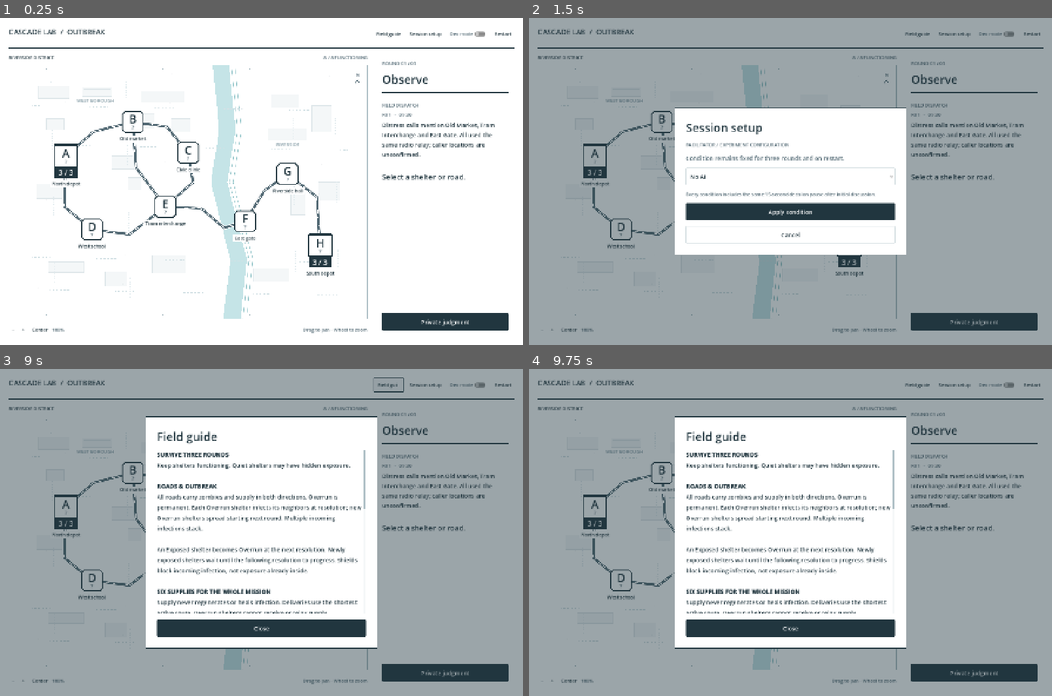
Above: before the commit, frames 1-4 (two rows, left to right).
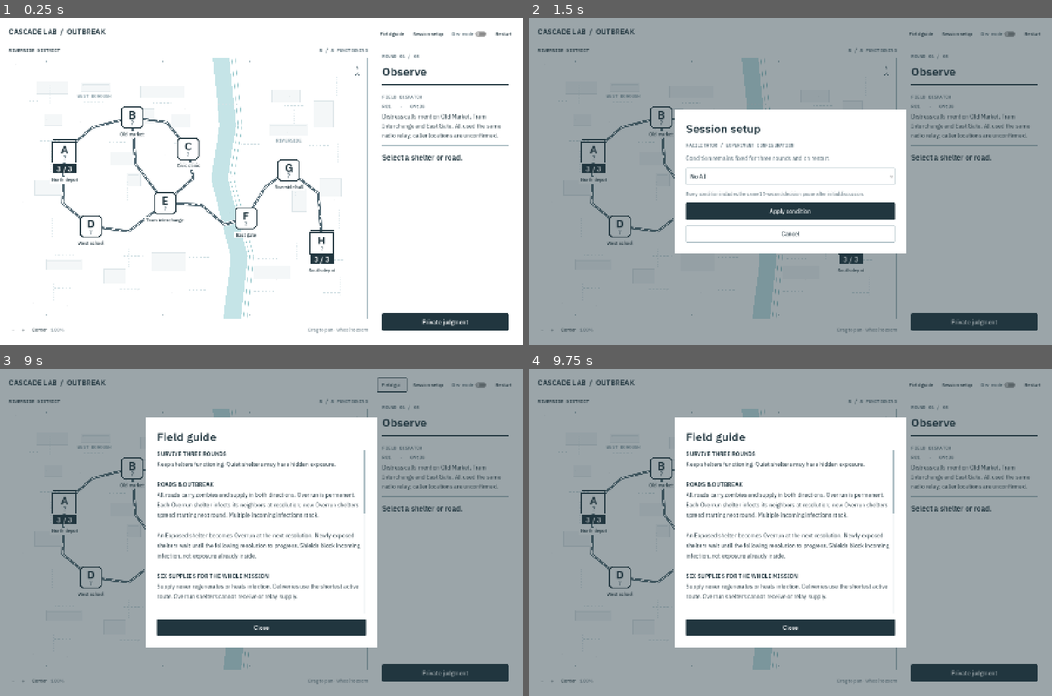
Above: after the commit, the same moments.

Repository: RenerLi16/Cascase-Lab
Game: Godot game, scene res://scenes/Main.tscn
Same seed, same stepped clock (60 frames per second), same inputs: the game is played once before the commit and once after it.
Inputs:
- Up to frame 1 (0.25 s): no input
- Up to frame 2 (1.5 s): click "Session setup" at 0.5 s; click "Restart" at 1.25 s
- Up to frame 3 (9 s): click "Restart" at 2 s; click "Restart" at 2.75 s; click "Field guide" at 3.5 s; click "Dev mode" at 4.25 s; click "−" at 5 s; click "+" at 5.75 s; click "Center" at 6.5 s; click "Private judgment" at 7.25 s; click "Apply condition" at 8 s; click "Field guide" at 8.75 s
- Up to frame 4 (9.75 s): click "Session setup" at 9.5 s

The runs differ from the first frame. In frame 1, 7.9% of the frame differs, in the area x 1-99%, y 3-97%; in frame 2, 6.6%; in frame 3, 11%, in the area x 1-99%, y 2-97%; in frame 4, 11%.

Commit message:
font change and stylistic change

Diff:
--- a/project.godot
+++ b/project.godot
@@ -27,6 +27,10 @@
 window/size/window_height_override=900
 window/stretch/mode="canvas_items"
 
+[gui]
+
+theme/custom_font="res://assets/fonts/IBMPlexSans-Regular.ttf"
+
 [rendering]
 
 renderer/rendering_method="gl_compatibility"
--- a/scripts/ui/main.gd
+++ b/scripts/ui/main.gd
@@ -64,7 +64,6 @@
 	page.add_theme_constant_override("separation",UIkit.LG)
 	margin.add_child(page)
 	_build_header(page)
-	UIkit.rule(page,true)
 	if session.phase == GameManager.Phase.PRIVATE_GATE:
 		_build_handoff(page)
 		return
--- a/scripts/ui/network_view.gd
+++ b/scripts/ui/network_view.gd
@@ -370,13 +370,13 @@
 	draw_colored_polygon(PackedVector2Array([start,start+tip+side,end-tip+side,end,end-tip-side,start+tip-side]),UIkit.RED)
 
 func _text(at: Vector2, value: String, font_size: int, color: Color) -> void:
-	var font := ThemeDB.fallback_font
+	var font := UIkit.face(value,font_size,true)
 	var width := font.get_string_size(value,HORIZONTAL_ALIGNMENT_LEFT,-1,font_size).x
 	draw_string(font,at-Vector2(width/2,0),value,HORIZONTAL_ALIGNMENT_LEFT,-1,font_size,color)
 
 func _stamp(at: Vector2, value: String, color: Color, font_size: int = UIkit.CAPTION) -> void:
 	if value in ["OVERRUN","CLOSED","SHIELD","BLOCKED"]: font_size = UIkit.BODY
-	var width := ThemeDB.fallback_font.get_string_size(value,HORIZONTAL_ALIGNMENT_LEFT,-1,font_size).x
+	var width := UIkit.face(value,font_size,true).get_string_size(value,HORIZONTAL_ALIGNMENT_LEFT,-1,font_size).x
 	draw_rect(Rect2(at-Vector2(width/2+4,font_size+1),Vector2(width+8,font_size+6)),UIkit.MAP)
 	_text(at,value,font_size,color)
 
--- a/scripts/ui/ui_kit.gd
+++ b/scripts/ui/ui_kit.gd
@@ -1,7 +1,11 @@
 class_name UIkit
 extends RefCounted
 
-# Light operations board: one built-in face, four text levels, square stock.
+# Light operations board: IBM Plex Sans for reading, Plex Mono for all-caps labels, square stock.
+const SANS := preload("res://assets/fonts/IBMPlexSans-Regular.ttf")
+const SANS_MEDIUM := preload("res://assets/fonts/IBMPlexSans-Medium.ttf")
+const SANS_BOLD := preload("res://assets/fonts/IBMPlexSans-SemiBold.ttf")
+const MONO := preload("res://assets/fonts/IBMPlexMono-Medium.ttf")
 const BG := Color("ffffff")
 const PANEL := Color("ffffff")
 const INNER := Color("f5f7f8")
@@ -46,9 +50,18 @@
 	line.add_theme_stylebox_override("separator",style)
 	parent.add_child(line)
 
+# Headings use the semibold cut; short all-caps labels use the mono face.
+static func face(text: String, size: int, medium: bool = false) -> Font:
+	if size >= SECTION: return SANS_BOLD
+	if size <= CAPTION and text.to_upper() == text and text.to_lower() != text: return MONO
+	return SANS_MEDIUM if medium else SANS
+
 static func make_theme() -> Theme:
 	var result := Theme.new()
+	result.default_font = SANS
 	result.default_font_size = BODY
+	result.set_font("bold_font","RichTextLabel",SANS_BOLD)
+	for kind in ["Button","OptionButton","CheckButton","CheckBox","PopupMenu"]: result.set_font("font",kind,SANS_MEDIUM)
 	result.set_color("font_color","Label",TEXT)
 	result.set_color("default_color","RichTextLabel",TEXT)
 	result.set_constant("line_spacing","Label",4)
@@ -86,6 +99,7 @@
 static func label(text: String, size: int = BODY, color: Color = TEXT) -> Label:
 	var node := Label.new()
 	node.text = text
+	node.add_theme_font_override("font",face(text,size))
 	node.add_theme_font_size_override("font_size",size)
 	node.add_theme_color_override("font_color",color)
 	return node
Binary file added: assets/fonts/IBMPlexMono-Medium.ttf
Not shown, added: assets/fonts/IBMPlexMono-Medium.ttf.import
Binary file added: assets/fonts/IBMPlexSans-Medium.ttf
Not shown, added: assets/fonts/IBMPlexSans-Medium.ttf.import
Binary file added: assets/fonts/IBMPlexSans-Regular.ttf
Not shown, added: assets/fonts/IBMPlexSans-Regular.ttf.import
Binary file added: assets/fonts/IBMPlexSans-SemiBold.ttf
Not shown, added: assets/fonts/IBMPlexSans-SemiBold.ttf.import
Not shown, added: assets/fonts/OFL.txt
Not shown, changed: export_presets.cfg
Not shown, changed: README.md
Not shown, added: build 4.zip
(and 2 more such lines)
